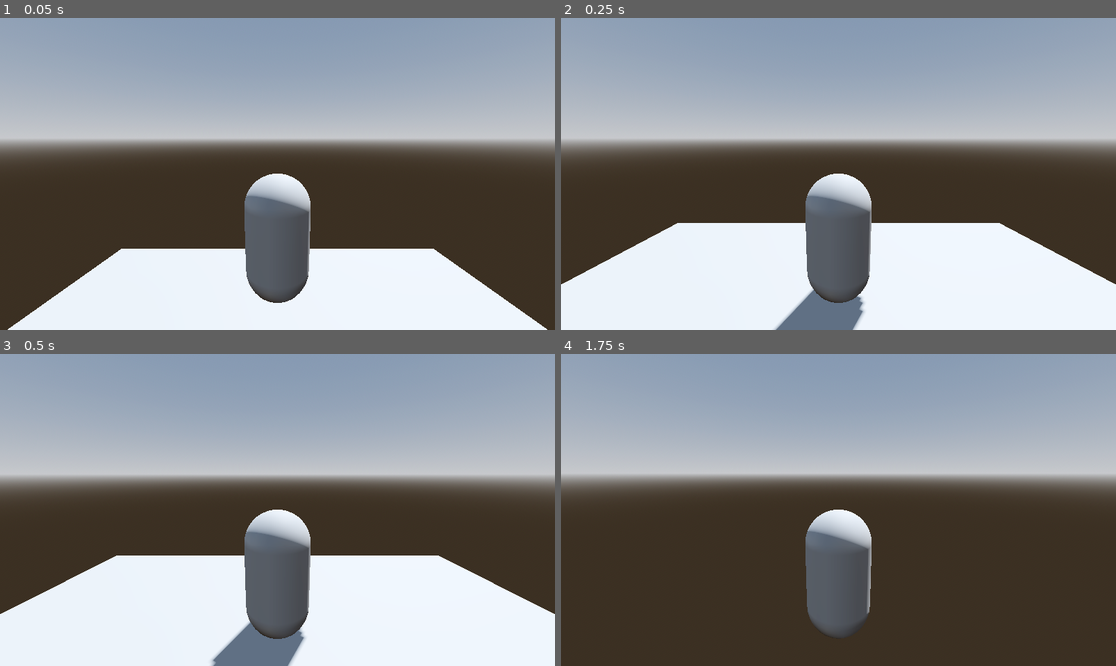
Above: before the commit, frames 1-4 (two rows, left to right).
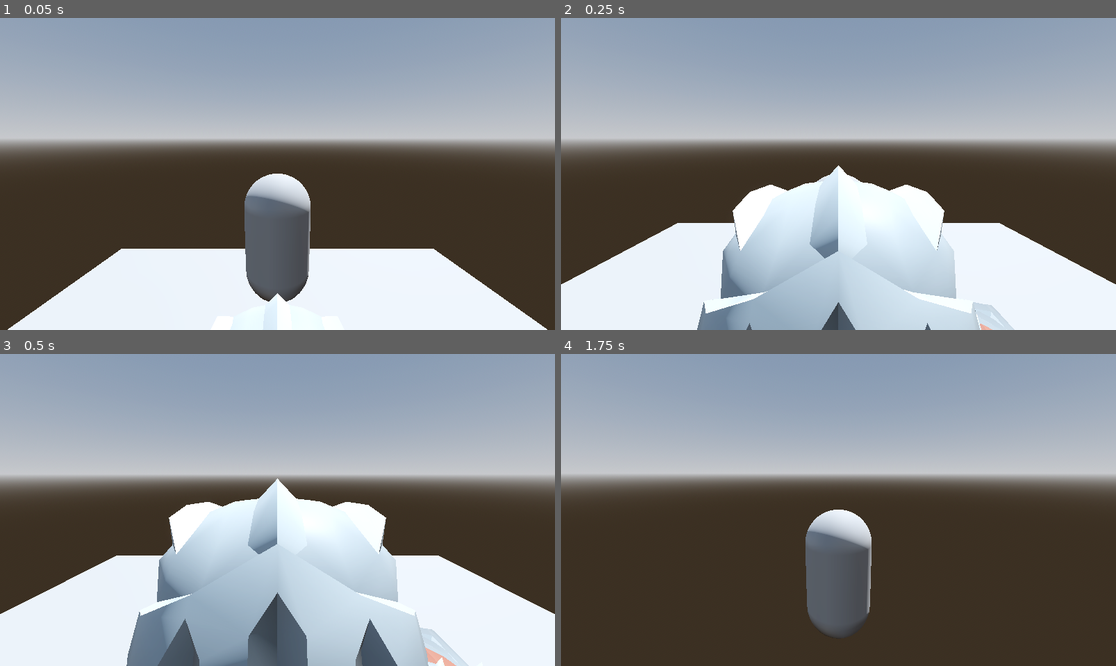
Above: after the commit, the same moments.

Repository: ArminKuburas/game_jam_april_hive
Game: Godot game, scene res://Level.tscn
Two runs of this game, one before a commit and one after it. Both use one fixed random seed, a clock stepped at 60 frames per second and the inputs below.
Inputs (mouse positions are in pixels of both pictures, inside the frame that each line leads up to):
- Up to frame 1 (0.05 s): no input
- Up to frame 2 (0.25 s): no input
- Up to frame 3 (0.5 s): no input
- Up to frame 4 (1.75 s): tap Enter (ui_accept) at 0.5, 0.6, 1.25, 1.55 s; move the mouse to (866, 510) at 0.52 s; hold Space (jump) 0.53-1.28 s; hold Up (ui_up) from 0.53 s (still down); move the mouse to (810, 510) at 1.27 s; tap Space (jump) at 1.35, 1.52 s

The runs differ from the first frame. In frame 1, less than 0.1% of the frame differs, in the area x 48-52%, y 88-92%; in frame 2, 18%; in frame 3, 23%, in the area x 22-85%, y 39-100%; in frame 4, nothing differs.

Commit message:
failed the game jam but here were the planned assets

Diff:
--- /dev/null
+++ b/Knight.gd
@@ -0,0 +1,31 @@
+extends CharacterBody3D
+
+
+const SPEED = 5.0
+const JUMP_VELOCITY = 4.5
+
+# Get the gravity from the project settings to be synced with RigidBody nodes.
+var gravity = ProjectSettings.get_setting("physics/3d/default_gravity")
+
+
+func _physics_process(delta):
+	# Add the gravity.
+	if not is_on_floor():
+		velocity.y -= gravity * delta
+
+	# Handle jump.
+	if Input.is_action_just_pressed("ui_accept") and is_on_floor():
+		velocity.y = JUMP_VELOCITY
+
+	# Get the input direction and handle the movement/deceleration.
+	# As good practice, you should replace UI actions with custom gameplay actions.
+	var input_dir = Input.get_vector("ui_left", "ui_right", "ui_up", "ui_down")
+	var direction = (transform.basis * Vector3(input_dir.x, 0, input_dir.y)).normalized()
+	if direction:
+		velocity.x = direction.x * SPEED
+		velocity.z = direction.z * SPEED
+	else:
+		velocity.x = move_toward(velocity.x, 0, SPEED)
+		velocity.z = move_toward(velocity.z, 0, SPEED)
+
+	move_and_slide()
--- a/Level.tscn
+++ b/Level.tscn
@@ -1,6 +1,7 @@
-[gd_scene load_steps=7 format=3 uid="uid://2c5wnagxkh2f"]
+[gd_scene load_steps=8 format=3 uid="uid://2c5wnagxkh2f"]
 
 [ext_resource type="PackedScene" uid="uid://d3xa848btt8co" path="res://player.tscn" id="1_3xgqc"]
+[ext_resource type="PackedScene" uid="uid://c3kooxwygqkfg" path="res://knight.tscn" id="2_x6oxm"]
 
 [sub_resource type="ProceduralSkyMaterial" id="ProceduralSkyMaterial_dj5fp"]
 sky_horizon_color = Color(0.64625, 0.65575, 0.67075, 1)
@@ -42,3 +43,5 @@
 [node name="player" parent="." instance=ExtResource("1_3xgqc")]
 transform = Transform3D(1, 0, 0, 0, 1, 0, 0, 0, 1, 0, 2, -2)
 linear_damp = 3.0
+
+[node name="Knight" parent="." instance=ExtResource("2_x6oxm")]
--- /dev/null
+++ b/knight.tscn
@@ -0,0 +1,41 @@
+[gd_scene load_steps=4 format=3 uid="uid://c3kooxwygqkfg"]
+
+[ext_resource type="PackedScene" uid="uid://w2jv0ax22mfg" path="res://assets/Characters/gltf/Knight.glb" id="1_jdah0"]
+[ext_resource type="Script" path="res://Knight.gd" id="2_wjr06"]
+
+[sub_resource type="CapsuleShape3D" id="CapsuleShape3D_cal8l"]
+height = 2.31149
+
+[node name="Knight" instance=ExtResource("1_jdah0")]
+script = ExtResource("2_wjr06")
+
+[node name="1H_Sword_Offhand" parent="Rig/Skeleton3D" index="0"]
+transform = Transform3D(-0.999999, -1.09847e-07, -1.26916e-07, -1.33741e-07, -5.60721e-07, 0.999999, -3.90708e-08, 0.999999, 5.63844e-07, 0.883132, 1.04926, 0.017011)
+
+[node name="Badge_Shield" parent="Rig/Skeleton3D" index="1"]
+transform = Transform3D(-0.999999, 2.42533e-06, -7.94378e-07, -8.01206e-07, -7.67352e-07, 0.999999, 2.49611e-06, 0.999999, 7.70477e-07, 0.883132, 1.20515, 0.0170111)
+
+[node name="Rectangle_Shield" parent="Rig/Skeleton3D" index="2"]
+transform = Transform3D(-0.999999, 2.42533e-06, -7.94378e-07, -8.01206e-07, -7.67352e-07, 0.999999, 2.49611e-06, 0.999999, 7.70477e-07, 0.883132, 1.20515, 0.0170111)
+
+[node name="Round_Shield" parent="Rig/Skeleton3D" index="3"]
+transform = Transform3D(-0.999999, 2.42533e-06, -7.94378e-07, -8.01206e-07, -7.67352e-07, 0.999999, 2.49611e-06, 0.999999, 7.70477e-07, 0.883132, 1.20515, 0.0170111)
+
+[node name="Spike_Shield" parent="Rig/Skeleton3D" index="4"]
+transform = Transform3D(-0.999999, 2.42533e-06, -7.94378e-07, -8.01206e-07, -7.67352e-07, 0.999999, 2.49611e-06, 0.999999, 7.70477e-07, 0.883132, 1.20515, 0.0170111)
+
+[node name="1H_Sword" parent="Rig/Skeleton3D" index="5"]
+transform = Transform3D(0.999999, 1.13574e-07, -5.12362e-07, -4.49339e-07, -8.58306e-07, -0.999999, 2.05328e-08, 1, -7.42514e-07, -0.883132, 1.04926, 0.0333085)
+
+[node name="2H_Sword" parent="Rig/Skeleton3D" index="6"]
+transform = Transform3D(0.999999, 9.88405e-08, -4.98676e-07, -4.35653e-07, -8.58306e-07, -0.999999, 3.52662e-08, 1, -7.42514e-07, -0.883132, 1.04926, 0.0333085)
+
+[node name="Knight_Helmet" parent="Rig/Skeleton3D" index="7"]
+transform = Transform3D(1, -2.20965e-22, 1.69407e-21, 2.20965e-22, 1, 0, -1.69407e-21, 3.58732e-43, 1, 4.76837e-07, 1.21589, -1.08542e-07)
+
+[node name="Knight_Cape" parent="Rig/Skeleton3D" index="8"]
+transform = Transform3D(1, 1.25214e-21, 0, -1.25214e-21, 1, 7.17465e-43, 0, 0, 1, 0, 1.21589, -1.4066e-07)
+
+[node name="CollisionShape3D" type="CollisionShape3D" parent="." index="2"]
+transform = Transform3D(1, 0, 0, 0, 1, 0, 0, 0, 1, 0.036469, 1.15466, 0.294572)
+shape = SubResource("CapsuleShape3D_cal8l")
--- a/project.godot
+++ b/project.godot
@@ -20,6 +20,10 @@
 window/size/viewport_width=1920
 window/size/viewport_height=1080
 window/size/mode=2
+
+[filesystem]
+
+import/fbx/enabled=false
 
 [input]
 
Binary file added: assets/Characters/gltf/Barbarian.glb
Not shown, added: assets/Characters/gltf/Barbarian.glb.import
Binary file added: assets/Characters/gltf/Barbarian_barbarian_texture.png
Not shown, added: assets/Characters/gltf/Barbarian_barbarian_texture.png.import
Binary file added: assets/Characters/gltf/Knight.glb
Not shown, added: assets/Characters/gltf/Knight.glb.import
Binary file added: assets/Characters/gltf/Knight_knight_texture.png
Not shown, added: assets/Characters/gltf/Knight_knight_texture.png.import
Binary file added: assets/Characters/gltf/Mage.glb
Not shown, added: assets/Characters/gltf/Mage.glb.import
Binary file added: assets/Characters/gltf/Mage_mage_texture.png
Not shown, added: assets/Characters/gltf/Mage_mage_texture.png.import
(and 917 more such lines)
